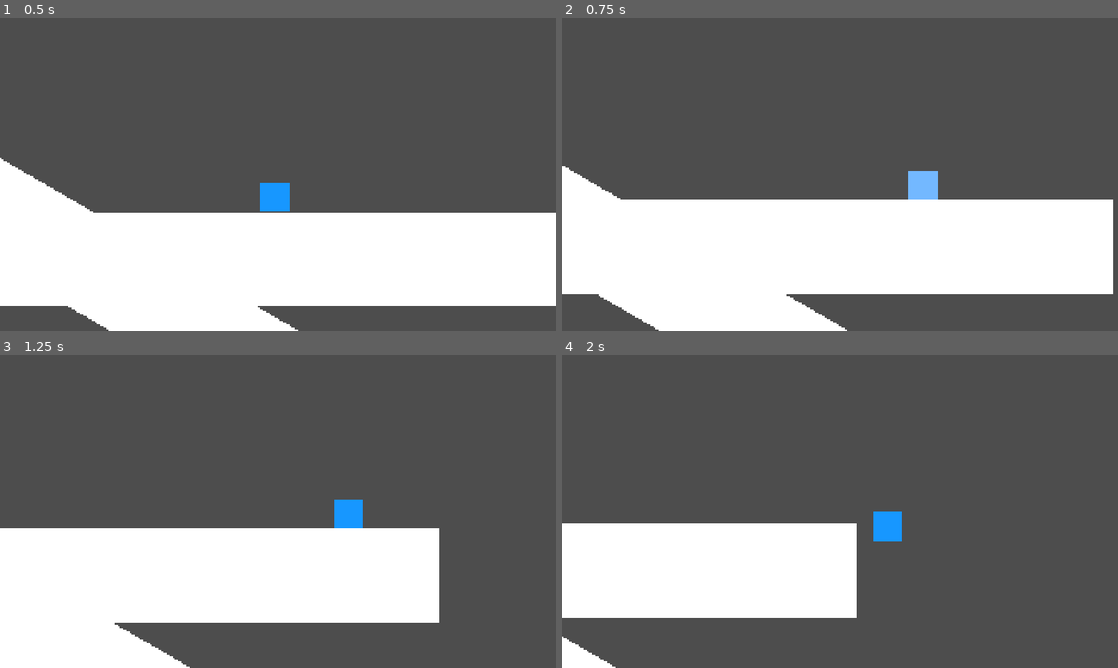
Above: before the commit, frames 1-4 (two rows, left to right).
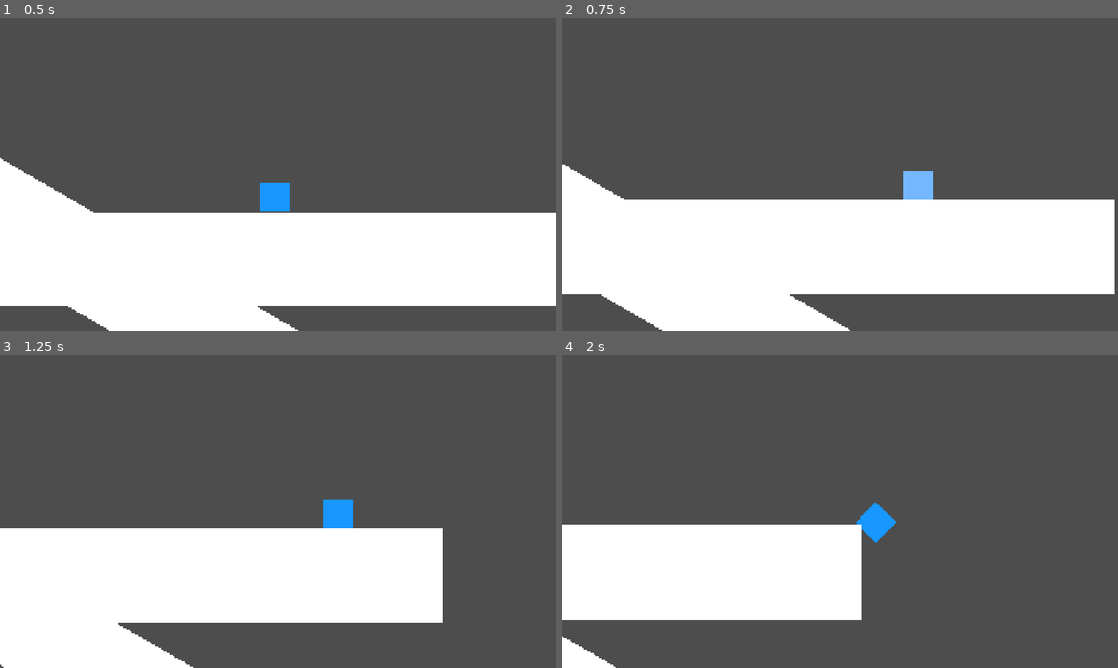
Above: after the commit, the same moments.

Repository: ruzet/SmashUltimateMovementRecreation
Game: Godot game, scene res://MovementTesting.tscn
Same seed, same stepped clock (60 frames per second), same inputs: the game is played once before the commit and once after it.
Inputs:
- Up to frame 1 (0.5 s): no input
- Up to frame 2 (0.75 s): hold Right (ui_right) from 0.53 s (still down); hold X (Dodge) from 0.53 s (still down)
- Up to frame 3 (1.25 s): keep holding Right (ui_right); keep holding X (Dodge); tap Z (Jump) at 0.77 s
- Up to frame 4 (2 s): keep holding Right (ui_right); release X (Dodge) at 1.28 s; tap X (Dodge) at 1.35 s; tap Z (Jump) at 1.52 s

Frame 1 is identical in both runs. In frame 2, 0.4% of the frame differs, in the area x 0-100%, y 46-100%; in frame 3, 0.6%; in frame 4, 1.3%, in the area x 0-62%, y 47-100%.

Commit message:
added knockback, which uses the formula from smash ultimate so its kinda cool and same-ish if i tweak enough

Diff:
--- a/Player.gd
+++ b/Player.gd
@@ -14,8 +14,8 @@
 const Gravity = 1750
 const Jumps = 2
 
-const DashTime = 0.4
-const DashDistance = 275
+const DashTime = 0.5
+const DashDistance = 300
 const AirDodgeXVelocity = 650 #this is set every frame so make it lower when fine turning
 const AirDodgeYVelocity = -700
 
